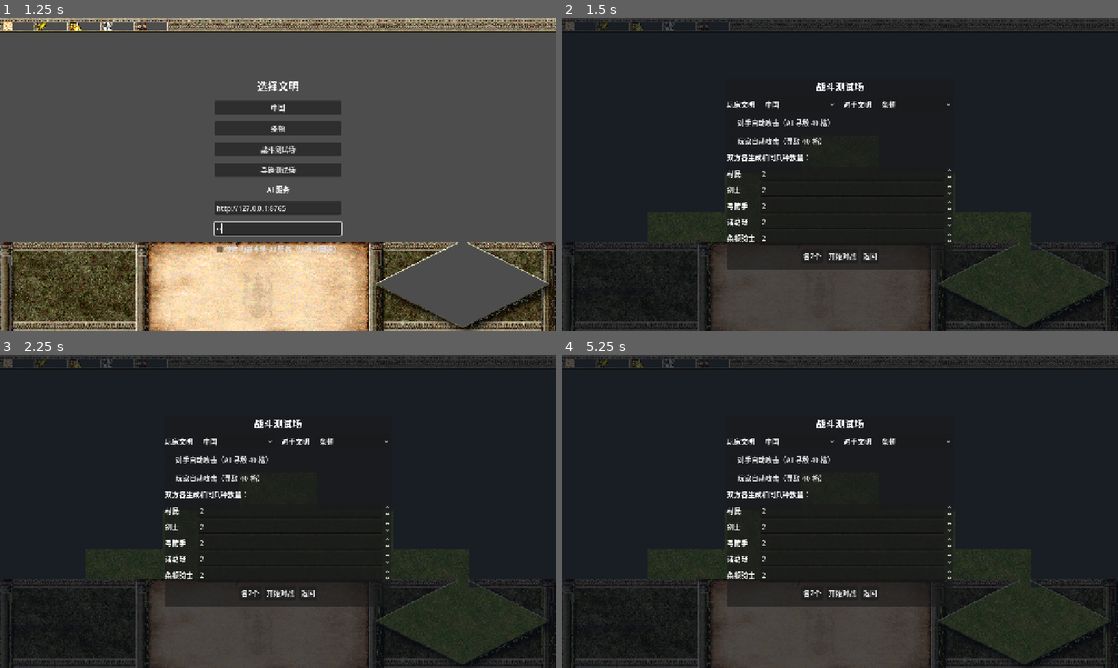
Above: before the commit, frames 1-4 (two rows, left to right).
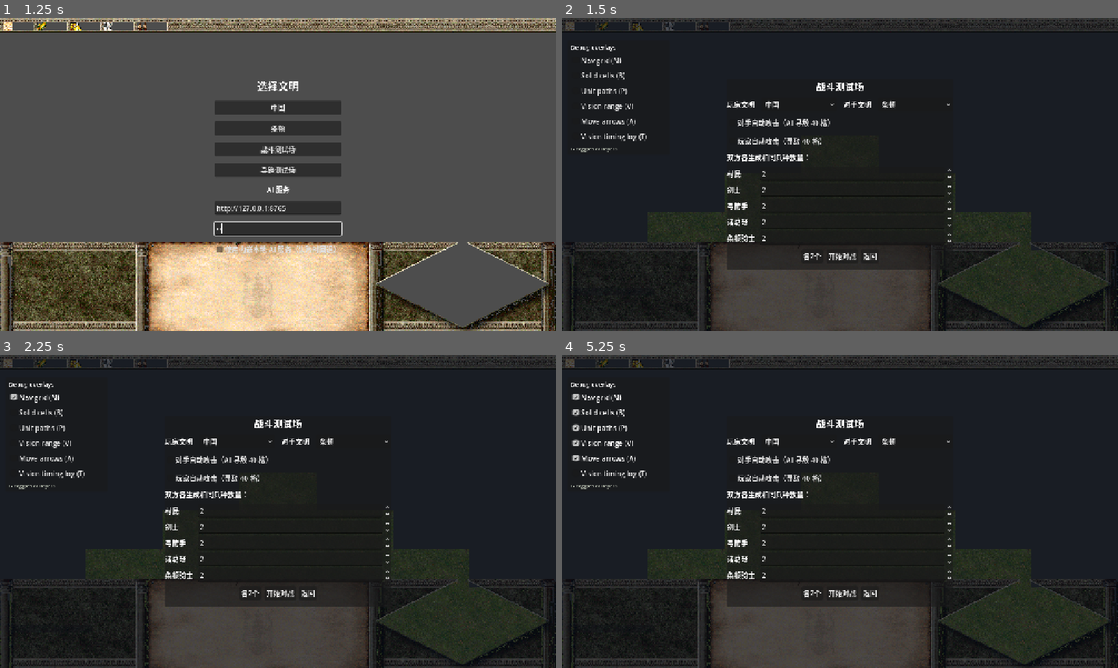
Above: after the commit, the same moments.

Repository: Zondabb/aoe2
Game: Godot game, scene res://scenes/civ_select.tscn
Same seed, same stepped clock (60 frames per second), same inputs: the game is played once before the commit and once after it.
Inputs (mouse positions are in pixels of both pictures, inside the frame that each line leads up to):
- Up to frame 1 (1.25 s): click (278, 227) at 0.52 s; type "12" at 0.6 s
- Up to frame 2 (1.5 s): click "战斗测试场" at 1.25 s
- Up to frame 3 (2.25 s): click (55, 398) at 2 s, where only the run after the commit has a clickable "Nav grid (N)"
- Up to frame 4 (5.25 s): click (617, 411) at 2.75 s, where only the run after the commit has a clickable "Solid cells (B)"; click (617, 426) at 3.5 s, where only the run after the commit has a clickable "Unit paths (P)"; click (617, 442) at 4.25 s, where only the run after the commit has a clickable "Vision range (V)"; click (617, 458) at 5 s, where only the run after the commit has a clickable "Move arrows (A)"

Frame 1 is identical in both runs. In frame 2, 0.6% of the frame differs, in the area x 1-16%, y 8-43%; in frame 3, 0.6%; in frame 4, 0.8%.

Commit message:
feat(arena): add combat debug overlays and tune unit vision
Wire NavDebugOverlay into combat_arena, remove redundant debug hint text and the ai_vs_ai title label, and raise villager/archer vision plus archer range defaults.

Co-authored-by: Cursor <cursoragent@cursor.com>

Diff:
--- a/data/units/archer.tres
+++ b/data/units/archer.tres
@@ -9,8 +9,8 @@
 max_hp = 30
 attack = 5
 attack_cooldown = 1.4
-attack_range = 9.0
-preferred_attack_range = 8.0
+attack_range = 12.0
+preferred_attack_range = 11.0
 melee_armor = 0
 pierce_armor = 0
 move_speed = 4.2
@@ -21,4 +21,4 @@
 population = 1
 is_ranged = true
 footprint_radius = 1.30
-vision_radius = 10.0
+vision_radius = 16.0
--- a/data/units/villager.tres
+++ b/data/units/villager.tres
@@ -20,3 +20,4 @@
 population = 1
 is_ranged = false
 footprint_radius = 1.30
+vision_radius = 16.0
--- a/scenes/ai_vs_ai.tscn
+++ b/scenes/ai_vs_ai.tscn
@@ -45,17 +45,6 @@
 camera_path = NodePath("../../Camera2D")
 read_only = true
 select_all_teams = true
-
-[node name="Title" type="Label" parent="UILayer"]
-offset_left = 12.0
-offset_top = 8.0
-offset_right = 680.0
-offset_bottom = 32.0
-theme_override_colors/font_color = Color(1, 1, 1, 1)
-theme_override_colors/font_shadow_color = Color(0, 0, 0, 0.8)
-theme_override_constants/shadow_offset_x = 1
-theme_override_constants/shadow_offset_y = 1
-text = "AI vs AI — 左键点选单位/建筑/资源查看状态（只读）"
 
 [node name="UnitDebugLog" type="RichTextLabel" parent="UILayer"]
 anchors_preset = 2
--- a/scenes/combat_arena.tscn
+++ b/scenes/combat_arena.tscn
@@ -7,6 +7,7 @@
 [ext_resource type="PackedScene" path="res://scenes/ui/hud.tscn" id="5_hud"]
 [ext_resource type="Script" path="res://scripts/systems/ai_controller.gd" id="6_ai"]
 [ext_resource type="Script" path="res://scripts/ui/arena_setup_panel.gd" id="7_setup"]
+[ext_resource type="Script" path="res://scripts/ui/pathfinding_debug_panel.gd" id="8_debug_panel"]
 
 [node name="Match" type="Node2D"]
 
@@ -164,6 +165,60 @@
 visible = false
 text = "重新配置"
 
+[node name="PathfindingDebugPanel" type="PanelContainer" parent="UILayer"]
+offset_left = 12.0
+offset_top = 52.0
+offset_right = 248.0
+offset_bottom = 248.0
+script = ExtResource("8_debug_panel")
+overlay_path = NodePath("../../NavDebugOverlay")
+
+[node name="Margin" type="MarginContainer" parent="UILayer/PathfindingDebugPanel"]
+layout_mode = 2
+theme_override_constants/margin_left = 8
+theme_override_constants/margin_top = 6
+theme_override_constants/margin_right = 8
+theme_override_constants/margin_bottom = 6
+
+[node name="VBox" type="VBoxContainer" parent="UILayer/PathfindingDebugPanel/Margin"]
+layout_mode = 2
+theme_override_constants/separation = 4
+
+[node name="Title" type="Label" parent="UILayer/PathfindingDebugPanel/Margin/VBox"]
+layout_mode = 2
+theme_override_font_sizes/font_size = 14
+text = "Debug overlays"
+
+[node name="GridCheck" type="CheckBox" parent="UILayer/PathfindingDebugPanel/Margin/VBox"]
+layout_mode = 2
+text = "Nav grid (N)"
+
+[node name="SolidsCheck" type="CheckBox" parent="UILayer/PathfindingDebugPanel/Margin/VBox"]
+layout_mode = 2
+text = "Solid cells (B)"
+
+[node name="PathsCheck" type="CheckBox" parent="UILayer/PathfindingDebugPanel/Margin/VBox"]
+layout_mode = 2
+text = "Unit paths (P)"
+
+[node name="VisionCheck" type="CheckBox" parent="UILayer/PathfindingDebugPanel/Margin/VBox"]
+layout_mode = 2
+text = "Vision range (V)"
+
+[node name="ArrowsCheck" type="CheckBox" parent="UILayer/PathfindingDebugPanel/Margin/VBox"]
+layout_mode = 2
+text = "Move arrows (A)"
+
+[node name="TimingCheck" type="CheckBox" parent="UILayer/PathfindingDebugPanel/Margin/VBox"]
+layout_mode = 2
+text = "Vision timing log (T)"
+
+[node name="Hint" type="Label" parent="UILayer/PathfindingDebugPanel/Margin/VBox"]
+layout_mode = 2
+theme_override_colors/font_color = Color(0.75, 0.78, 0.72, 1)
+theme_override_font_sizes/font_size = 12
+text = "G toggles all layers"
+
 [node name="Bootstrap" type="Node" parent="."]
 script = ExtResource("2_bootstrap")
 
--- a/scripts/match/combat_arena_bootstrap.gd
+++ b/scripts/match/combat_arena_bootstrap.gd
@@ -16,6 +16,8 @@
 const AutoCombatDirectorScript := preload("res://scripts/systems/auto_combat_director.gd")
 const CollisionResolverScript := preload("res://scripts/systems/collision_resolver.gd")
 const VisionServiceHolderScript := preload("res://scripts/systems/vision_service_holder.gd")
+const NavServiceHolderScript := preload("res://scripts/systems/nav_service_holder.gd")
+const NavDebugOverlayScript := preload("res://scripts/presentation/nav_debug_overlay.gd")
 const GROUND_MIN := -40
 const GROUND_MAX := 40
 const GROUND_STEP := 8
@@ -43,6 +45,7 @@
 		match_state.setup_defaults()
 	_raise_population_caps()
 	_setup_ground()
+	_setup_nav()
 	_setup_vision()
 	CollisionResolverScript.set_map_bounds(
 		Vector2(GROUND_MIN, GROUND_MIN), Vector2(GROUND_MAX, GROUND_MAX)
@@ -50,8 +53,10 @@
 	var setup_panel := get_node_or_null("../UILayer/ArenaSetupPanel") as Control
 	if setup_panel != null and setup_panel.has_signal("battle_requested"):
 		setup_panel.connect("battle_requested", _on_battle_requested)
+		call_deferred("_finish_setup")
 		return
 	_start_battle(_default_config())
+	call_deferred("_finish_setup")
 
 func _default_config() -> ArenaConfigScript:
 	var config := ArenaConfigScript.new()
@@ -89,6 +94,7 @@
 	_spawn_army(Enums.Team.PLAYER, player_civ, PLAYER_ORIGIN, 1.0)
 	_spawn_army(Enums.Team.AI, ai_civ, AI_ORIGIN, -1.0)
 	_rebuild_vision()
+	_rebuild_nav()
 	_focus_camera_on_battlefield()
 	_setup_player_controls()
 	_setup_auto_combat(_arena_config)
@@ -120,7 +126,50 @@
 	holder.setup(2.0)
 	var match_root := get_parent()
 	if match_root != null:
-		match_root.add_child(holder)
+		match_root.call_deferred("add_child", holder)
+
+func _setup_nav() -> void:
+	if not is_inside_tree():
+		return
+	if get_tree().get_first_node_in_group("nav_service") != null:
+		return
+	var holder := NavServiceHolderScript.new()
+	holder.name = "NavService"
+	holder.setup(GROUND_MIN, GROUND_MAX, 1.0)
+	var match_root := get_parent()
+	if match_root != null:
+		match_root.call_deferred("add_child", holder)
+
+func _finish_setup() -> void:
+	_rebuild_nav()
+	_rebuild_vision()
+	_setup_debug_overlay()
+
+func _setup_debug_overlay() -> void:
+	var match_root := get_parent()
+	if match_root == null:
+		return
+	if get_tree().get_first_node_in_group("nav_debug_overlay") != null:
+		return
+	var nav_holder := get_tree().get_first_node_in_group("nav_service") as NavServiceHolderScript
+	var vision_holder := get_tree().get_first_node_in_group("vision_service") as VisionServiceHolderScript
+	var overlay := NavDebugOverlayScript.new()
+	overlay.name = "NavDebugOverlay"
+	if nav_holder != null:
+		overlay.nav = nav_holder.nav
+	if vision_holder != null:
+		overlay.vision = vision_holder.vision
+	match_root.add_child(overlay)
+	var panel := match_root.get_node_or_null("UILayer/PathfindingDebugPanel")
+	if panel != null:
+		panel.call_deferred("_bind_overlay")
+
+func _rebuild_nav() -> void:
+	if not is_inside_tree():
+		return
+	var holder := get_tree().get_first_node_in_group("nav_service") as NavServiceHolderScript
+	if holder != null:
+		holder.rebuild_from_scene()
 
 func _rebuild_vision() -> void:
 	if not is_inside_tree():
--- a/scripts/presentation/nav_debug_overlay.gd
+++ b/scripts/presentation/nav_debug_overlay.gd
@@ -36,7 +36,6 @@
 var show_move_arrows := false
 var print_vision_timing := false
 
-var _hint_label: Label
 var _timing_accum := 0.0
 var _last_timing_text := ""
 var _focus_units: Array[Node2D] = []
@@ -61,20 +60,6 @@
 	z_index = 80
 	add_to_group("nav_debug_overlay")
 	set_process(false)
-	_hint_label = Label.new()
-	_hint_label.text = _hint_text()
-	_hint_label.position = Vector2(12, 10)
-	_hint_label.add_theme_color_override("font_color", Color(0.95, 0.95, 0.85, 0.9))
-	_hint_label.add_theme_font_size_override("font_size", 14)
-	var ui := get_tree().get_first_node_in_group("pathfinding_ui_layer") as CanvasLayer
-	if ui != null:
-		ui.add_child(_hint_label)
-	else:
-		var layer := CanvasLayer.new()
-		layer.layer = 20
-		layer.add_to_group("pathfinding_ui_layer")
-		get_parent().call_deferred("add_child", layer)
-		layer.call_deferred("add_child", _hint_label)
 
 
 func refresh_debug_state() -> void:
@@ -83,7 +68,6 @@
 	if not active:
 		_timing_accum = 0.0
 	queue_redraw()
-	_refresh_hint()
 	if print_vision_timing:
 		_run_and_print_vision_timing()
 
@@ -283,8 +267,6 @@
 func _run_and_print_vision_timing() -> void:
 	if vision == null or not is_inside_tree():
 		_last_timing_text = "VisionService missing"
-		#print("[vision] ", _last_timing_text)
-		_refresh_hint()
 		return
 	var units := _focused_units_list()
 	var observers := 0
@@ -319,7 +301,6 @@
 			% [str(unit.get("name")), str(unit.get("team")), radius, seen.size(), dt]
 		)
 		samples += 1
-	_refresh_hint()
 
 
 func _focused_units_list() -> Array[Node2D]:
@@ -335,19 +316,3 @@
 		if _unit_in_focus(unit):
 			result.append(unit)
 	return result
-
-
-func _hint_text() -> String:
-	return (
-		"Debug panel → grid / solids / paths / vision / arrows / timing | "
-		+ "hotkeys G all, N grid, B solids, P paths, V vision, A arrows, T timing"
-	)
-
-
-func _refresh_hint() -> void:
-	if _hint_label == null:
-		return
-	var lines := [_hint_text()]
-	if print_vision_timing and not _last_timing_text.is_empty():
-		lines.append(_last_timing_text)
-	_hint_label.text = "\n".join(lines)
--- a/scripts/systems/vision_service.gd
+++ b/scripts/systems/vision_service.gd
@@ -4,7 +4,7 @@
 ## Vision queries over SpatialHash. Units/buildings register; observers use vision_radius.
 
 const SpatialHashScript := preload("res://scripts/systems/spatial_hash.gd")
-const DEFAULT_VISION_RADIUS := 8.0
+const DEFAULT_VISION_RADIUS := 16.0
 const DEFAULT_CELL_SIZE := 2.0
 
 var hash: SpatialHashScript = SpatialHashScript.new()
Not shown: 1 places in scenes/combat_arena.tscn that only renumber resources
